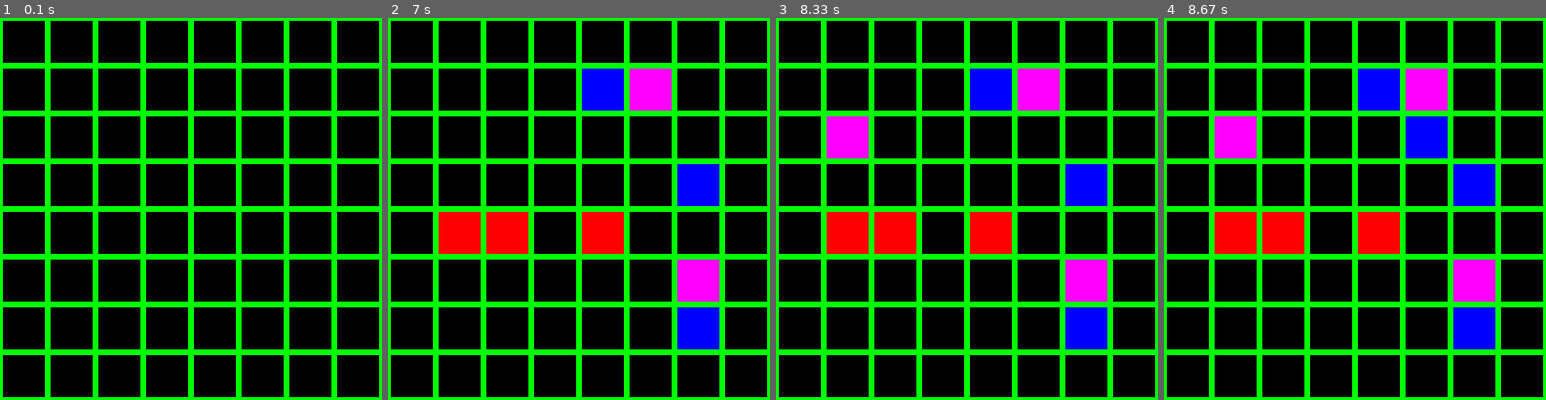
Above: before the commit, frames 1-4 (left to right).
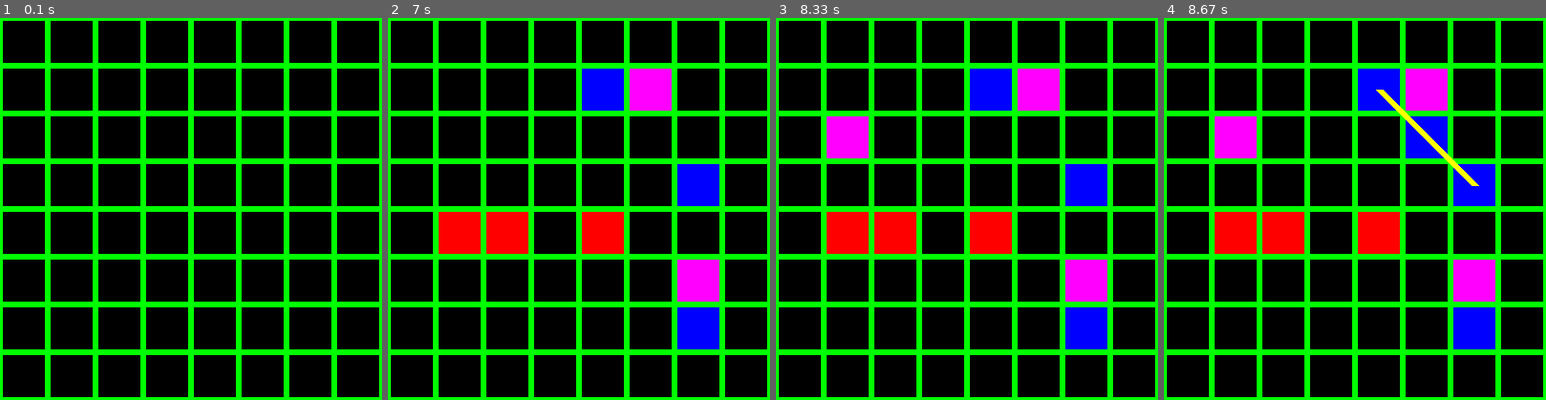
Above: after the commit, the same moments.

Repository: Mahyar-Sahraei/mnk-pygame
Game: pygame game, started from game.py
Same seed, same stepped clock (60 frames per second), same inputs: the game is played once before the commit and once after it.
Inputs (mouse positions are in pixels of both pictures, inside the frame that each line leads up to):
- Up to frame 1 (0.1 s): no input
- Up to frame 2 (7 s): click (701, 197) at 0.38 s; click (487, 212) at 0.83 s; move the mouse to (632, 75) at 1.13 s; click (632, 75) at 1.42 s; move the mouse to (586, 79) at 1.83 s; click (586, 79) at 2.18 s; move the mouse to (582, 247) at 2.67 s; click (582, 247) at 3.07 s; move the mouse to (678, 270) at 3.6 s; click (678, 270) at 4.05 s; move the mouse to (712, 308) at 4.63 s; click (712, 308) at 5.1 s; move the mouse to (456, 247) at 5.7 s; click (456, 247) at 6.18 s; move the mouse to (468, 132) at 6.8 s
- Up to frame 3 (8.33 s): click (856, 132) at 7.3 s; move the mouse to (1051, 117) at 7.97 s
- Up to frame 4 (8.67 s): click (1439, 117) at 8.47 s

Frames 1-3 are identical in both runs. In frame 4, 0.5% of the frame differs, in the area x 55-83%, y 18-44%.

Commit message:
set k to 3

Diff:
--- a/paper.py
+++ b/paper.py
@@ -2,7 +2,7 @@
 
 BOARD_W = 8 # Number of vertical cells (M value)
 BOARD_H = 8 # Number of horizontal cells (N value)
-WIN_C = 5   # Number of cells in a row to win (K value)
+WIN_C = 3   # Number of cells in a row to win (K value)
 
 class State(enum.Enum):
     N = -1 # Invalid Position
